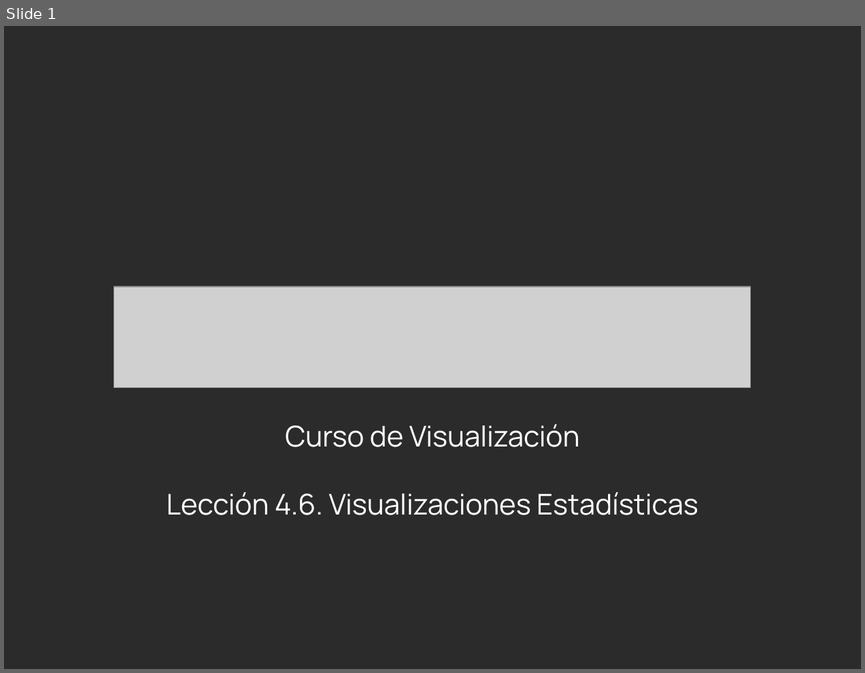
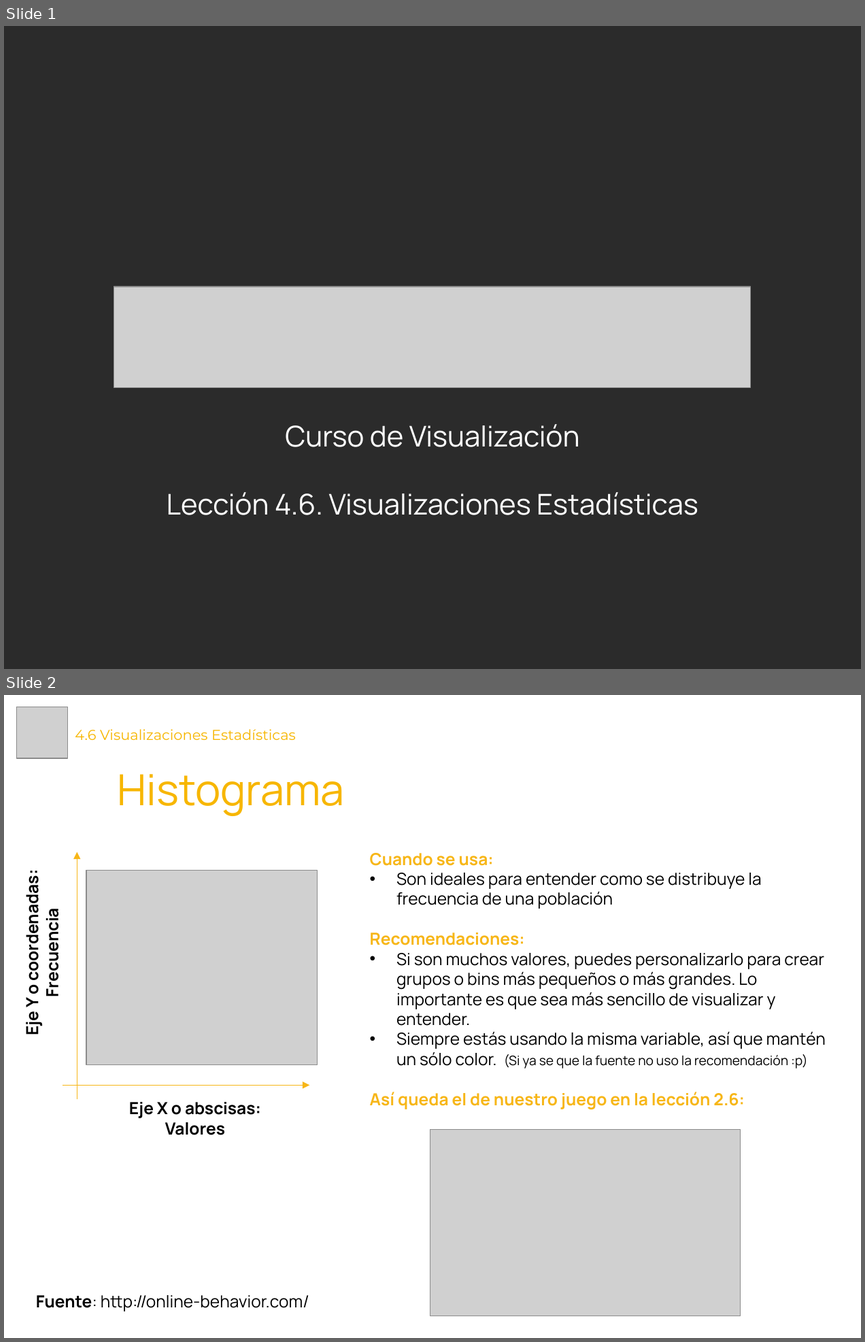
Before and after one commit to Laboratoria/curriculum, a slide deck: 18-data-visualization/Contenido Semana 2/4.6. Presentación - Visualizaciones Estadísticas.pptx. Shown one above the other, each under a label of ours: slide 1 before the commit, slides 1 and 2 after it. The pictures are 865x673 and 865x1342 pixels, drawn with LibreOffice and Linux fonts; fonts in the diff are those of the drawing; grey boxes stand for pictures; background and template pictures are left out; a plain dark background stands for a picture behind light text. Boxes give left, top, right and bottom in pixels: in the first picture for what was removed or moved away, otherwise in the second. Text is boxed around its words. In the diff, an @@ line names an element or a change of style, - is before the commit and + after.

Commit message:
Actualizacion presentaciones Lección 4
Presentaciones lección 4

```diff
--- a/18-data-visualization/Contenido Semana 2/4.6. Presentación - Visualizaciones Estadísticas.pptx
+++ b/18-data-visualization/Contenido Semana 2/4.6. Presentación - Visualizaciones Estadísticas.pptx
@@ slide 2 added at <box>4,695,861,1338</box>, background #FFFFFF @@
@@ picture added at <box>16,707,67,758</box> @@
@@ title added at <box>75,729,296,740</box>, 12 pt, text #F7B600 @@
+4.6 Visualizaciones Estadísticas
@@ text added at <box>117,774,344,816</box>, 36 pt, text #F7B600 @@
+Histograma
@@ arrow added from (77, 1100) to (77, 852), #F7B617 0.75 pt @@
@@ text added at <box>370,853,825,1109</box>, 14 pt, text #000000 @@
+Cuando se usa:
+• Son ideales para entender como se distribuye la frecuencia de una población
+Recomendaciones:
+• Si son muchos valores, puedes personalizarlo para crear grupos o bins más pequeños o más grandes. Lo importante es que sea más sencillo de visualizar y entender.
+• Siempre estás usando la misma variable, así que mantén un sólo color. (Si ya se que la fuente no uso la recomendación :p)
+Así queda el de nuestro juego en la lección 2.6:
@@ picture added at <box>86,870,317,1065</box> @@
@@ text added at <box>20,880,63,1034</box>, 14 pt, text #000000, bold @@
+Eje Y o coordenadas: Frecuencia
@@ arrow added from (62, 1085) to (310, 1085), #F7B617 0.75 pt @@
@@ text added at <box>129,1102,261,1135</box>, 14 pt, text #000000, bold @@
+Eje X o abscisas: Valores
@@ picture added at <box>430,1130,740,1315</box> @@
@@ text added at <box>36,1295,309,1311</box>, 14 pt, text #000000 @@
+Fuente: http://online-behavior.com/
```
Also in this commit, not shown: 1 other slide added, 1 slide removed, 8 other files.
